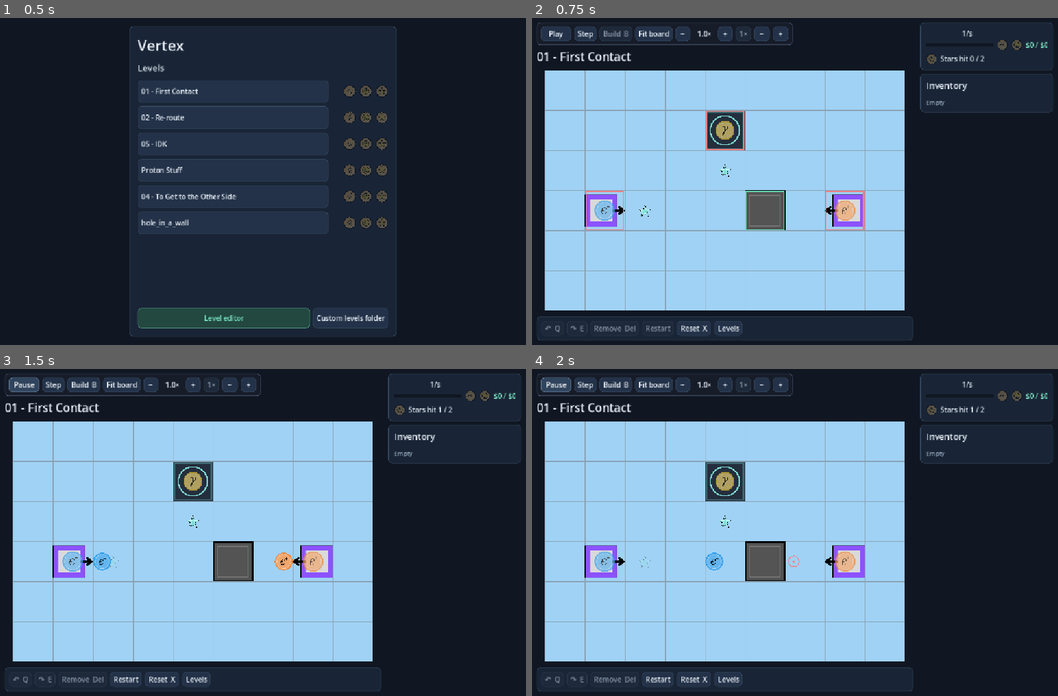
Above: before the commit, frames 1-4 (two rows, left to right).
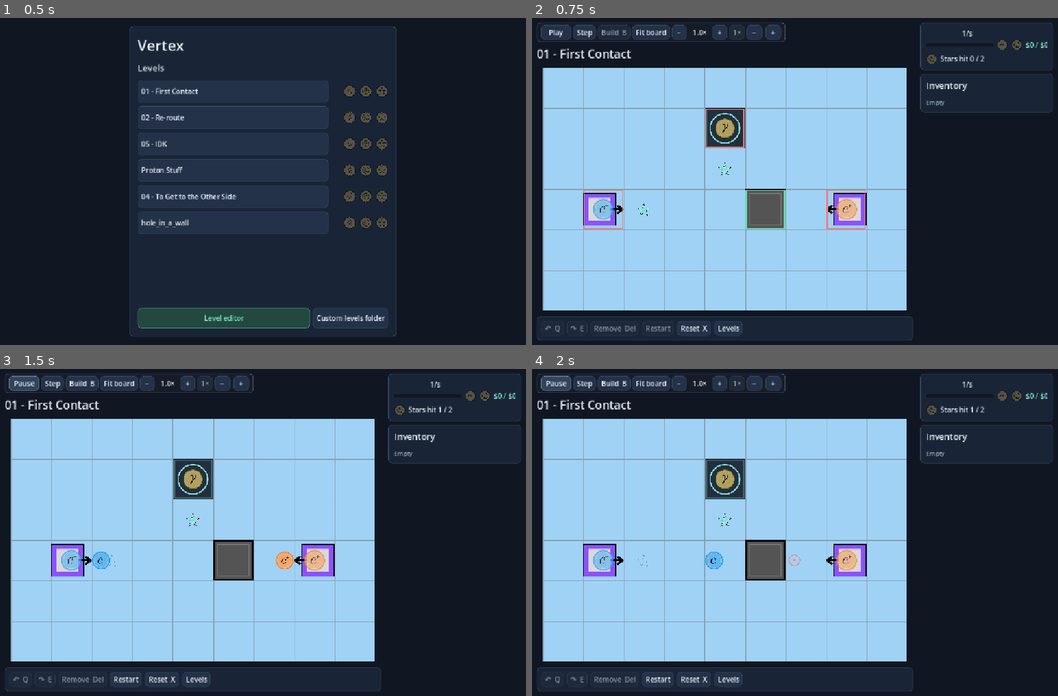
Above: after the commit, the same moments.

Repository: Breakerchap/vertex
Game: Godot game, scene res://MainScene/level_select.tscn
Same seed, same stepped clock (60 frames per second), same inputs: the game is played once before the commit and once after it.
Inputs:
- Up to frame 1 (0.5 s): no input
- Up to frame 2 (0.75 s): click "01 - First Contact" at 0.5 s
- Up to frame 3 (1.5 s): click "Play" at 1.25 s
- Up to frame 4 (2 s): no input

Frame 1 is identical in both runs. In frame 2, 7.2% of the frame differs, in the area x 1-72%, y 1-90%; in frame 3, 7.2%; in frame 4, 7.1%.

Commit message:
Mobile UI

Diff:
--- a/MainScene/level_editor.gd
+++ b/MainScene/level_editor.gd
@@ -148,19 +148,19 @@
   panel.grow_vertical = Control.GROW_DIRECTION_BEGIN
   panel.offset_left = 16
   panel.offset_right = -306
-  panel.offset_top = -137
-  panel.offset_bottom = -16
+  panel.offset_top = -12
+  panel.offset_bottom = -12
   panel.theme = UI.theme()
   panel.resized.connect(_update_camera_inset)
   panel.minimum_size_changed.connect(_fit_editor_panel)
-  var margin := UI.margin(10)
+  var margin := UI.margin(6)
   panel.add_child(margin)
   var column := VBoxContainer.new()
-  column.add_theme_constant_override("separation", 8)
+  column.add_theme_constant_override("separation", 4)
   margin.add_child(column)
   var bar := HFlowContainer.new()
   file_bar = bar
-  bar.add_theme_constant_override("separation", 6)
+  bar.add_theme_constant_override("h_separation", 4)
   column.add_child(bar)
   UI.button(bar, "New", func() -> void: _request_action("new")).tooltip_text = UI.shortcut_label("N")
   UI.button(bar, "Open…", func() -> void: _request_action("open")).tooltip_text = UI.shortcut_label("O")
@@ -178,11 +178,14 @@
   UI.muted(status)
   var controls := HFlowContainer.new()
   edit_bar = controls
+  controls.add_theme_constant_override("h_separation", 4)
   column.add_child(controls)
   controls.add_child(UI.label("Grid"))
   width_input = _spin(controls)
+  width_input.custom_minimum_size.x = 64
   controls.add_child(UI.label("x"))
   height_input = _spin(controls)
+  height_input.custom_minimum_size.x = 64
   width_input.value_changed.connect(_resize_board)
   height_input.value_changed.connect(_resize_board)
   block_area_button = UI.button(controls, "Block area", _toggle_area_tool.bind(AreaTool.BLOCK))
@@ -212,7 +215,7 @@
   inspect_button = UI.button(quick_bar, "Inspect", _toggle_editor_inspector)
   inspect_button.toggle_mode = true
   done_button = UI.button(quick_bar, "Done", _select_move_tool)
-  playtest_button = UI.button(controls, "Playtest", _start_playtest)
+  playtest_button = UI.button(bar, "Playtest", _start_playtest)
   playtest_button.theme_type_variation = "PrimaryButton"
   column.add_child(status)
 
@@ -420,19 +423,20 @@
   file_bar.visible = not compact or menu_open
   edit_bar.visible = not compact or menu_open
   quick_bar.visible = compact
-  var playtest_parent := quick_bar if compact else edit_bar
+  var playtest_parent := quick_bar if compact else file_bar
   if playtest_button.get_parent() != playtest_parent: playtest_button.reparent(playtest_parent)
+  var status_parent := quick_bar.get_parent() if compact else file_bar
+  if status.get_parent() != status_parent: status.reparent(status_parent)
   _refresh_tool_panels()
 
 func _fit_editor_panel() -> void:
   if compact_layout:
     var width := get_viewport_rect().size.x
-    var dock_width := minf(width - 32.0, maxf(UI.flow_width(quick_bar) + 22.0, 240.0))
+    var dock_width := minf(width - 32.0, maxf(UI.flow_width(quick_bar) + 14.0, 240.0))
     editor_panel.offset_right = -16.0 if menu_open else 16.0 + dock_width - width
   else:
     editor_panel.offset_right = -306.0
-  var minimum := 0.0 if compact_layout else 121.0
-  editor_panel.offset_top = -16.0 - maxf(minimum, editor_panel.get_combined_minimum_size().y)
+  editor_panel.offset_top = editor_panel.offset_bottom - editor_panel.get_combined_minimum_size().y
   _update_camera_inset()
 
 func _position_tool_panels() -> void:
@@ -653,7 +657,7 @@
   var ys := str(first.y) if first.y == last.y else "%d..%d" % [first.y, last.y]
   return "no_build: {x=%s, y=%s};" % [xs, ys]
 
-func _board_click(cell: Vector2i, button: int, target: Node = null, facing := "E") -> void:
+func _board_click(cell: Vector2i, button: int, target: Node = null, facing := "E", touch := false) -> void:
   if parsed.has("error"): return
   if area_tool == AreaTool.STAR and button == MOUSE_BUTTON_LEFT:
     game.drag_cell = Vector2i(-1, -1)
@@ -669,13 +673,14 @@
   if pasting:
     _paste_building(cell)
     return
-  if not palette.selected.is_empty() and game._building_at(cell, palette.selected, facing) == null:
+  if not (touch and target != null) and not palette.selected.is_empty() and game._building_at(cell, palette.selected, facing) == null:
     _place_editor_kind(palette.selected, cell, facing)
     return
   if target != null:
     palette.selected = ""
     palette.refresh()
     _select_building(target)
+    if touch: _rotate_block(-1)
     return
   if selected_block >= 0 and selected_cell != cell:
     _move_block(selected_cell, cell)
--- a/MainScene/level_game.gd
+++ b/MainScene/level_game.gd
@@ -22,7 +22,7 @@
 const SPEED_RAMP_END := 24.0
 const FORECAST_REFRESH_STEPS := 16.0
 
-signal editor_cell_clicked(cell: Vector2i, button: int, target: Node, facing: String)
+signal editor_cell_clicked(cell: Vector2i, button: int, target: Node, facing: String, touch: bool)
 signal editor_cell_dragged(from_cell: Vector2i, to_cell: Vector2i)
 signal editor_area_selected(area: Rect2i)
 signal exit_playtest_requested
@@ -213,6 +213,10 @@
 func _add_camera_controls() -> void:
   var toolbar: PanelContainer = $SimulationControls/Panel
   var controls: HFlowContainer = $SimulationControls/Panel/Margin/Controls
+  var margin: MarginContainer = $SimulationControls/Panel/Margin
+  margin.add_theme_constant_override("margin_top", 4)
+  margin.add_theme_constant_override("margin_bottom", 4)
+  controls.add_theme_constant_override("h_separation", 4)
   var group := HBoxContainer.new()
   controls.add_child(group)
   var zoom_out := UI.button(group, "−", _zoom_from_button.bind(1.0 / ZOOM_STEP))
@@ -807,9 +811,9 @@
     if area_origin.x >= 0:
       _finish_area_selection(event.position)
     elif not area_selection_enabled and event.position.distance_to(touch_start) <= POINTER_SLOP and is_board_pointer(event.position):
-      _press_board(event.position, MOUSE_BUTTON_LEFT)
-
-func _press_board(at: Vector2, button: int, allow_drag := false) -> void:
+      _press_board(event.position, MOUSE_BUTTON_LEFT, false, true)
+
+func _press_board(at: Vector2, button: int, allow_drag := false, touch := false) -> void:
   if simulating or area_selection_enabled: return
   var world := _screen_to_world(at)
   var cell := _world_to_cell(world)
@@ -820,9 +824,9 @@
     drag_cell = target.get_meta("cell") if target != null else Vector2i(-1, -1)
     drag_start = at
   if editor_preview:
-    editor_cell_clicked.emit(cell, button, target, facing)
+    editor_cell_clicked.emit(cell, button, target, facing, touch)
   else:
-    _click_cell(cell, button, target, facing)
+    _click_cell(cell, button, target, facing, touch)
 
 func _move_selected_to(cell: Vector2i) -> void:
   if not is_instance_valid(selected_building) or selected_building.get_meta("fixed_position"): return
@@ -836,12 +840,13 @@
   _refresh_ui()
   queue_redraw()
 
-func _click_cell(cell: Vector2i, button_index: int, target: Node = null, facing := "E") -> void:
+func _click_cell(cell: Vector2i, button_index: int, target: Node = null, facing := "E", touch := false) -> void:
   if simulating or not is_cell_on_board(cell): return
   if target == null: target = _building_at(cell)
-  if button_index == MOUSE_BUTTON_RIGHT:
+  if button_index == MOUSE_BUTTON_RIGHT or (touch and target != null):
     selected_building = target
     selected_kind = ""
+    if touch: _rotate_selected(-1)
   elif button_index == MOUSE_BUTTON_LEFT:
     var placement_facing := facing if selected_kind == "edge_wall" else CATALOG.default_facing(selected_kind)
     if not selected_kind.is_empty() and _place_inventory_building(selected_kind, cell, placement_facing):
--- a/MainScene/workspace_theme.gd
+++ b/MainScene/workspace_theme.gd
@@ -16,7 +16,7 @@
   shared = Theme.new()
   shared.default_font_size = 15
   shared.set_color("font_color", "Label", TEXT)
-  var button_padding := 11 if _touch_device() else 5
+  var button_padding := 8 if _touch_device() else 5
   for type in ["Button", "OptionButton"]:
     shared.set_stylebox("normal", type, _box(Color("233248"), LINE, 8, button_padding))
     shared.set_stylebox("hover", type, _box(Color("30445d"), Color("657f9d"), 8, button_padding))
@@ -48,7 +48,7 @@
   return shared
 
 static func compact_board(view_size: Vector2) -> bool:
-  return _touch_device() or view_size.x < 760.0 or view_size.y <= 560.0
+  return view_size.x < 760.0
 
 static func _touch_device() -> bool:
   return OS.has_feature("mobile") or DisplayServer.is_touchscreen_available()
--- a/Tests/level_editor_test.gd
+++ b/Tests/level_editor_test.gd
@@ -238,6 +238,7 @@
   assert(editor.file_dialog.use_native_dialog and editor.file_dialog.access == FileDialog.ACCESS_FILESYSTEM)
   var phone_landscape := Vector2i(1160, 540)
   for resolution in [Vector2i(800, 500), Vector2i(1920, 650), Vector2i(390, 844), phone_landscape, Vector2i(2304, 1440)]:
+    var original_source: String = editor.source.text
     get_window().size = resolution
     if resolution == phone_landscape:
       get_window().size_changed.disconnect(Global._update_window_scale)
@@ -249,7 +250,12 @@
     assert(workspace.encloses(editor.editor_panel.get_global_rect()))
     assert(workspace.encloses(editor.palette.get_global_rect()))
     if resolution == phone_landscape:
-      await _check_landscape_editor_docks(editor, workspace)
+      _check_landscape_editor_docks(editor, workspace)
+      editor._set_source(original_source + "\nemitter: {x=4,y=4,E};\nmagnet: {x=5,y=4,+};\n")
+      _tap_cell(editor.game, Vector2i(4, 4))
+      _tap_cell(editor.game, Vector2i(5, 4))
+      assert(editor.game._building_at(Vector2i(4, 4)).get_meta("entry").facing == "NE")
+      assert(editor.game._building_at(Vector2i(5, 4)).polarity == -1)
     var board_center: Vector2i = editor.game.screen_to_cell(editor.game.get_canvas_transform() * editor.game._cell_position(Vector2i(4, 4)))
     assert(board_center == Vector2i(4, 4), "The scaled board must still map pointer positions to cells.")
     editor._open_source()
@@ -290,8 +296,16 @@
     assert(workspace.encloses(game.hud_panel.get_global_rect()))
     assert(workspace.encloses(game.palette.get_global_rect()))
     if resolution == phone_landscape:
-      assert(game.compact_layout and not game.game_sidebar.visible and not game.hud_options.visible)
-      assert(game._board_view().size.y >= workspace.size.y * 0.70, "The closed docks should leave room for the board.")
+      assert(not game.compact_layout and game.game_sidebar.visible and game.hud_options.visible)
+      var emitter: Node = game._building_at(Vector2i(4, 4))
+      var magnet: Node = game._building_at(Vector2i(5, 4))
+      _tap_cell(game, Vector2i(4, 4))
+      assert(CATALOG.DIRECTIONS[emitter.orientation] == "N")
+      _tap_cell(game, Vector2i(5, 4))
+      assert(magnet.polarity == 1)
+      magnet.set_meta("fixed_rotation", true)
+      _tap_cell(game, Vector2i(5, 4))
+      assert(magnet.polarity == 1, "A touch tap must respect the same lock as Q.")
     if resolution.x < resolution.y:
       game.sidebar_toggle.pressed.emit()
       assert(game.palette.is_visible_in_tree() and workspace.encloses(game.game_sidebar.get_global_rect()))
@@ -303,35 +317,26 @@
     await get_tree().process_frame
     if resolution == phone_landscape:
       get_window().size_changed.connect(Global._update_window_scale)
+      editor._set_source(original_source)
   get_window().size = original_size
 
 func _check_landscape_editor_docks(editor, workspace: Rect2) -> void:
   var toolbar: PanelContainer = editor.game.get_node("SimulationControls/Panel")
   var more: Button = toolbar.get_node("Margin/Controls/More")
-  var original_toolbar_size := toolbar.size
-  var original_dock_size: Vector2 = editor.editor_panel.size
-  assert(editor.compact_layout and not editor.palette.visible and not editor.edit_bar.visible and not editor.file_bar.visible)
+  assert(not editor.compact_layout and editor.palette.visible and editor.edit_bar.visible and editor.file_bar.visible)
+  assert(not more.visible and toolbar.get_node("Margin/Controls/Speed").visible)
+  assert(toolbar.size.y <= 55.0, "The simulation toolbar should only occupy one row in landscape.")
+  assert(editor.playtest_button.get_parent() == editor.file_bar)
+  assert(editor.editor_panel.size.y <= 100.0, "Playtest and status should fit alongside the file actions.")
   assert(editor.game._board_view().size.y >= workspace.size.y * 0.70)
-  more.button_pressed = true
-  editor.menu_button.pressed.emit()
-  await get_tree().process_frame
-  await get_tree().process_frame
-  assert(editor.file_bar.visible and editor.edit_bar.visible)
-  assert(toolbar.size.x > original_toolbar_size.x)
-  more.button_pressed = false
-  editor.block_area_button.pressed.emit()
-  assert(not editor.menu_open and editor.done_button.visible)
-  editor.done_button.pressed.emit()
-  editor.tools_button.pressed.emit()
-  assert(editor.palette.visible and editor.palette.list.columns == 2)
-  editor.tools_button.pressed.emit()
-  await get_tree().process_frame
-  await get_tree().process_frame
-  assert(toolbar.size.is_equal_approx(original_toolbar_size))
-  assert(editor.editor_panel.size.is_equal_approx(original_dock_size))
   editor.game.fit_board()
   var board_rect: Rect2 = editor.game.get_canvas_transform() * editor.game.level_bounds
-  assert(editor.game._board_view().encloses(board_rect), "The fitted board should sit between the closed docks.")
+  assert(editor.game._board_view().encloses(board_rect), "The fitted board should sit between the toolbars.")
+
+func _tap_cell(game, cell: Vector2i) -> void:
+  var at := _screen_cell(game, cell)
+  _touch(0, at, true)
+  _touch(0, at, false)
 
 func _check_camera(game) -> void:
   var camera: Camera2D = game.get_node("Camera2D")
